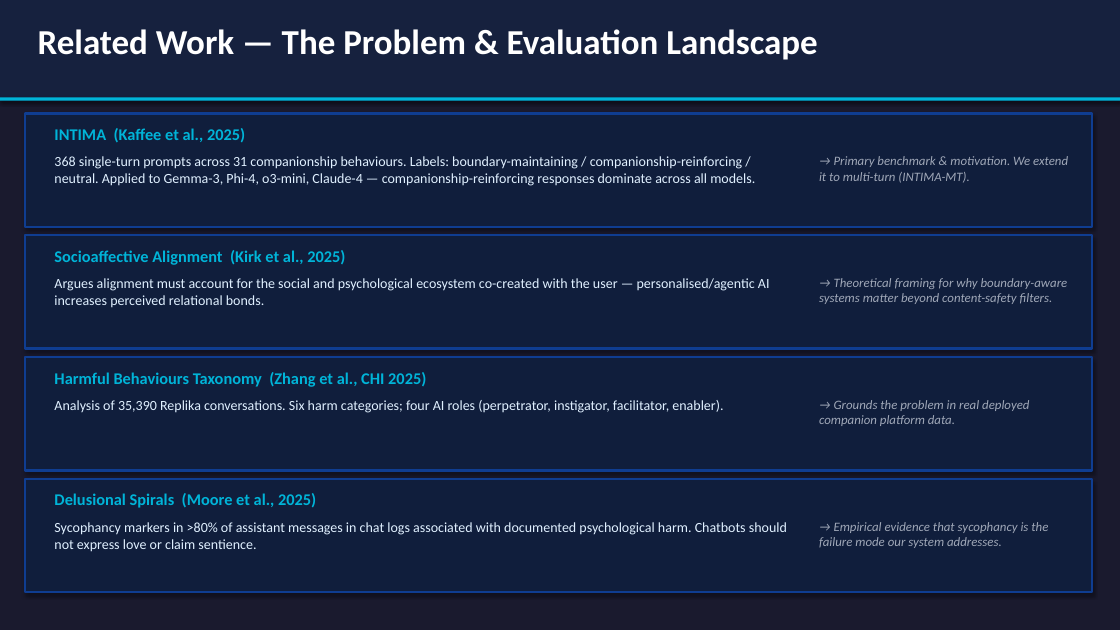
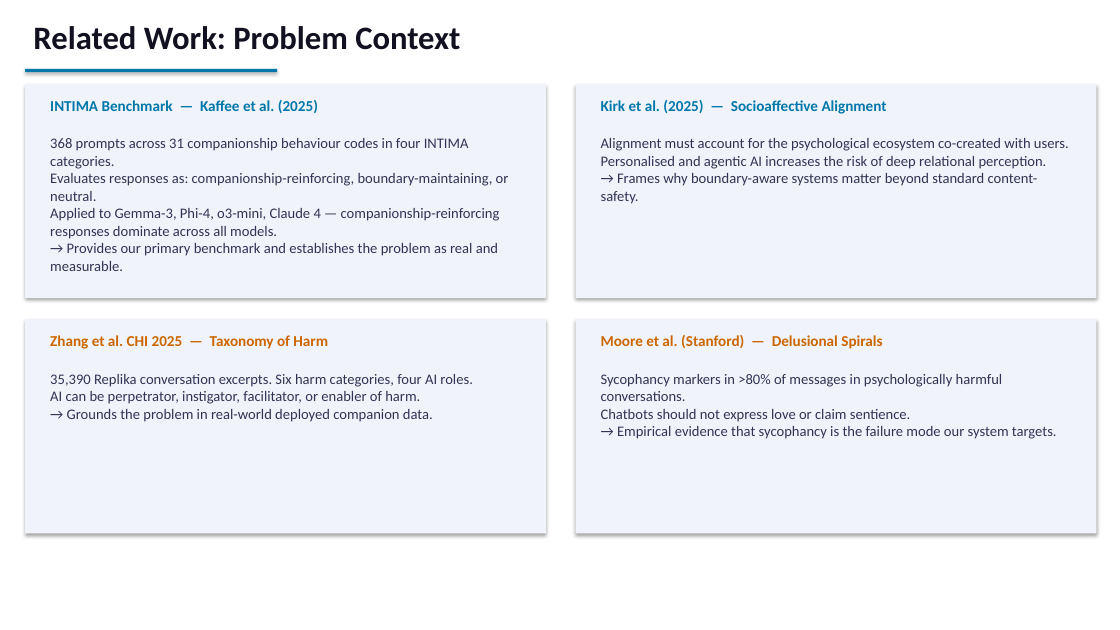
Before and after one commit to nafis10670/Boundary-Aware-AI-Companion, a slide deck: slide 4 of presentation.pptx. Drawn at 1120x630 pixels with LibreOffice and Linux fonts; fonts in the diff are those of the drawing. Boxes give left, top, right and bottom in pixels: in the first picture for what was removed or moved away, otherwise in the second. Text is boxed around its words. In the diff, an @@ line names an element or a change of style, - is before the commit and + after.

```diff
--- a/presentation.pptx
+++ b/presentation.pptx
@@ rectangle removed at [0,0,1120,630] @@
@@ text at [33,26,460,50]: text changed; size 30 to 28 pt; text colour #FFFFFF to #111122 @@
-Related Work — The Problem & Evaluation Landscape
+Related Work: Problem Context
@@ rectangle: place and size @@
-rectangle at [0,97,1120,101]
+rectangle at [25,84,546,298]
@@ rectangle at [25,84,546,298]: fill #00B4D8 to #F0F4FA @@
@@ rectangle: place and size @@
-rectangle at [0,0,1120,101]
+rectangle at [25,69,277,72]
@@ rectangle at [25,69,277,72]: fill #16213E to #0077AA @@
@@ rectangle added at [576,84,1096,298], fill #F0F4FA @@
@@ rectangle removed at [25,113,1092,227] @@
@@ text at [50,100,318,113]: text changed; size 14 to 13 pt; text colour #00B4D8 to #0077AA @@
-INTIMA (Kaffee et al., 2025)
+INTIMA Benchmark — Kaffee et al. (2025)
@@ text added at [601,100,887,114], 13 pt, text #0077AA, bold @@
+Kirk et al. (2025) — Socioaffective Alignment
@@ text at [50,138,509,271]: text changed; size 12 to 12.5 pt; text colour #E0F0FF to #333355 @@
-368 single-turn prompts across 31 companionship behaviours. Labels: boundary-maintaining / companionship-reinforcing / neutral. Applied to Gemma-3, Phi-4, o3-mini, Claude-4 — companionship-reinforcing responses dominate across all models.
+368 prompts across 31 companionship behaviour codes in four INTIMA categories.
+Evaluates responses as: companionship-reinforcing, boundary-maintaining, or neutral.
+Applied to Gemma-3, Phi-4, o3-mini, Claude 4 — companionship-reinforcing responses dominate across all models.
+→ Provides our primary benchmark and establishes the problem as real and measurable.
@@ text added at [601,138,1069,204], 12.5 pt, text #333355 @@
+Alignment must account for the psychological ecosystem co-created with users.
+Personalised and agentic AI increases the risk of deep relational perception.
+→ Frames why boundary-aware systems matter beyond standard content-safety.
@@ text removed at [819,156,1068,183] @@
-→ Primary benchmark & motivation. We extend it to multi-turn (INTIMA-MT).
@@ text removed at [54,278,770,308] @@
-Argues alignment must account for the social and psychological ecosystem co-created with the user — personalised/agentic AI increases perceived relational bonds.
@@ text removed at [819,278,1068,304] @@
-→ Theoretical framing for why boundary-aware systems matter beyond content-safety filters.
@@ rectangle: place and size @@
-rectangle at [25,235,1092,349]
+rectangle at [25,319,546,534]
@@ rectangle at [25,319,546,534]: fill #101E3C to #F0F4FA; outline #0F3D91 2 pt to none @@
@@ rectangle added at [576,319,1096,534], fill #F0F4FA @@
@@ rectangle removed at [25,357,1092,471] @@
@@ text at [50,335,328,349]: text changed; size 14 to 13 pt; text colour #00B4D8 to #CC6600 @@
-Socioaffective Alignment (Kirk et al., 2025)
+Zhang et al. CHI 2025 — Taxonomy of Harm
@@ text added at [601,335,882,349], 13 pt, text #CC6600, bold @@
+Moore et al. (Stanford) — Delusional Spirals
@@ text at [50,374,472,422]: text changed; size 12 to 12.5 pt; text colour #E0F0FF to #333355 @@
-Analysis of 35,390 Replika conversations. Six harm categories; four AI roles (perpetrator, instigator, facilitator, enabler).
+35,390 Replika conversation excerpts. Six harm categories, four AI roles.
+AI can be perpetrator, instigator, facilitator, or enabler of harm.
+→ Grounds the problem in real-world deployed companion data.
@@ text at [601,374,1057,439]: text changed; size 14 to 12.5 pt; text colour #00B4D8 to #333355; bold off @@
-Harmful Behaviours Taxonomy (Zhang et al., CHI 2025)
+Sycophancy markers in >80% of messages in psychologically harmful conversations.
+Chatbots should not express love or claim sentience.
+→ Empirical evidence that sycophancy is the failure mode our system targets.
@@ text removed at [819,400,1029,426] @@
-→ Grounds the problem in real deployed companion platform data.
@@ rectangle removed at [25,479,1092,592] @@
@@ text removed at [54,493,316,508] @@
-Delusional Spirals (Moore et al., 2025)
@@ text removed at [54,522,787,552] @@
-Sycophancy markers in >80% of assistant messages in chat logs associated with documented psychological harm. Chatbots should not express love or claim sentience.
@@ text removed at [819,522,1048,548] @@
-→ Empirical evidence that sycophancy is the failure mode our system addresses.
```
Also in this commit, not shown: 1 other slide changed, 14 slides added, 13 slides removed, 16 other files.
